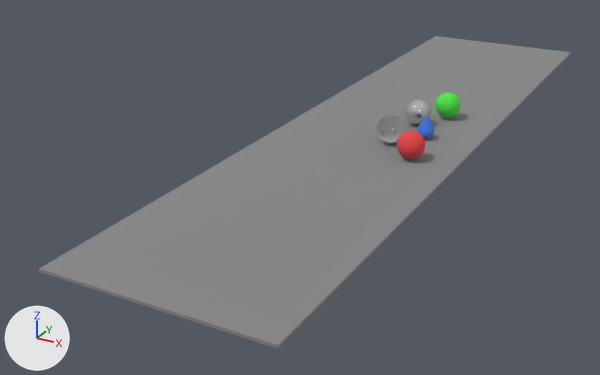
The Blender file scenes/someobjects.blend: old version first, new version second.
One viewpoint serves both versions: a 50 mm lens placed at (22.9, -57.3, 21.8), pointed at (-5.8, -5.1, -4.3). Every picture has the same lights, and +X, +Y and +Z are marked at lower left.

Script lines for the objects in view, before the commit:
```python
ob_cone = bpy.data.objects.new('Cone', me_cone)
ob_cone.location = (2.88, -1.36, 1.2)
ob_cube = bpy.data.objects.new('Cube', me_cube)
ob_cube.location = (-0.55, 0.0, 0.0)
ob_cube.scale = (7.36, 30.0, 0.1)
ob_sphere = bpy.data.objects.new('Sphere', me_sphere)
ob_sphere.location = (3.48, -5.86, 1.2)
ob_sphere_002 = bpy.data.objects.new('Sphere.002', me_sphere_002)
ob_sphere_002.location = (1.25, 1.06, 1.2)
ob_sphere_003 = bpy.data.objects.new('Sphere.003', me_sphere_003)
ob_sphere_003.location = (1.0, -3.62, 1.2)
```
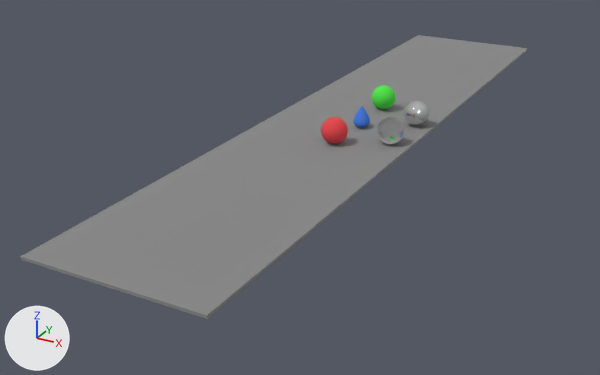
What the commit changed:
Object 'Cube' (ob_cube) moves from (-0.55, 0.0, 0.0) to (-3.62, 0.0, 0.0).
Object 'Cube' (ob_cube) is rescaled from (7.36, 30.0, 0.1) to (6.16, 29.5, 0.1).
Object 'Sphere' (ob_sphere) moves from (3.48, -5.86, 1.2) to (-2.63, -5.56, 1.1).
Object 'Cone' (ob_cone) moves from (2.88, -1.36, 1.2) to (-2.38, -1.37, 1.1).
Object 'Sphere.002' (ob_sphere_002) moves from (1.25, 1.06, 1.2) to (1.19, 1.06, 1.1).
Object 'Sphere.003' (ob_sphere_003) moves from (1.0, -3.62, 1.2) to (1.0, -3.62, 1.1).

Changed parts and their boxes (x1, y1, x2, y2) in the pictures (600 x 375 px):
'Cube', moved, rescaled (9% shorter)
    before: (39, 36, 571, 349)
    after: (20, 35, 528, 319)
'Sphere', moved
    before: (397, 130, 425, 159)
    after: (321, 117, 348, 144)
'Sphere.003', moved
    before: (377, 116, 404, 143)
    after: (377, 117, 404, 144)
'Sphere.002', moved
    before: (405, 99, 430, 125)
    after: (404, 100, 430, 126)
'Cone', moved
    before: (417, 115, 434, 137)
    after: (353, 106, 370, 127)
